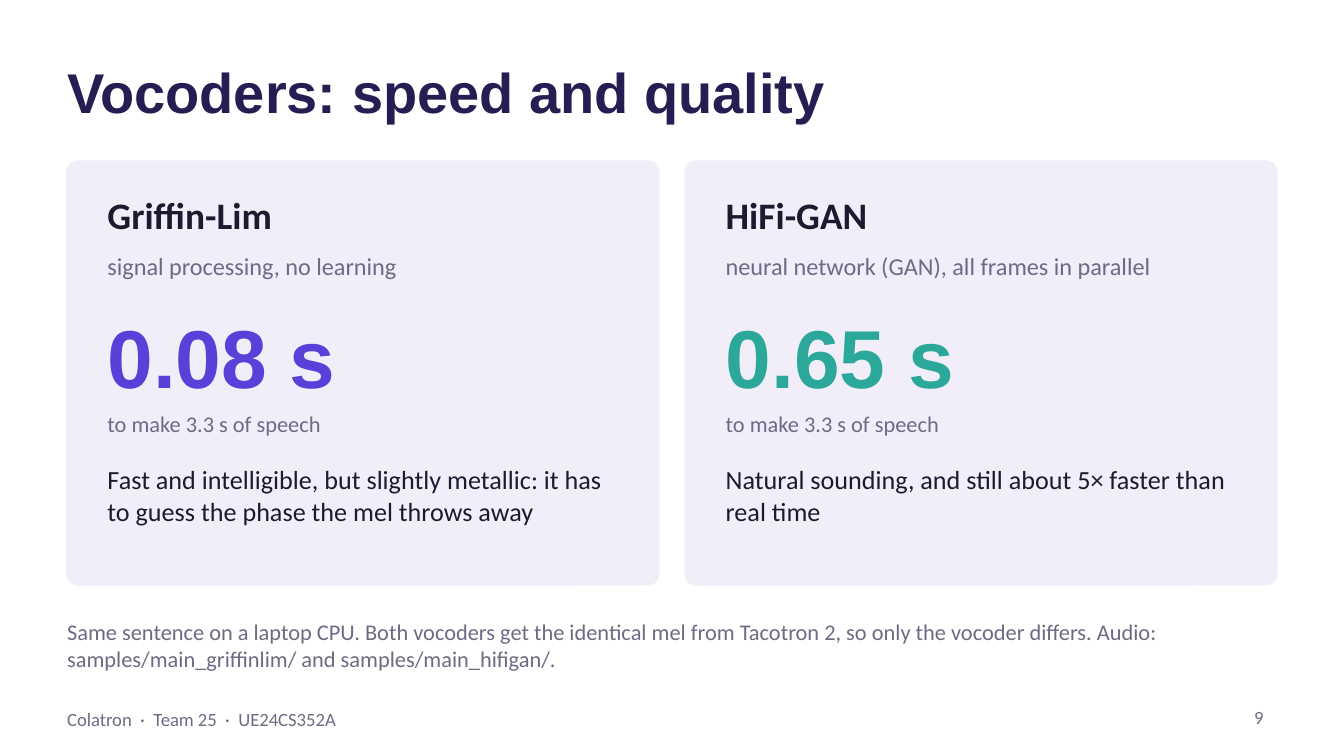
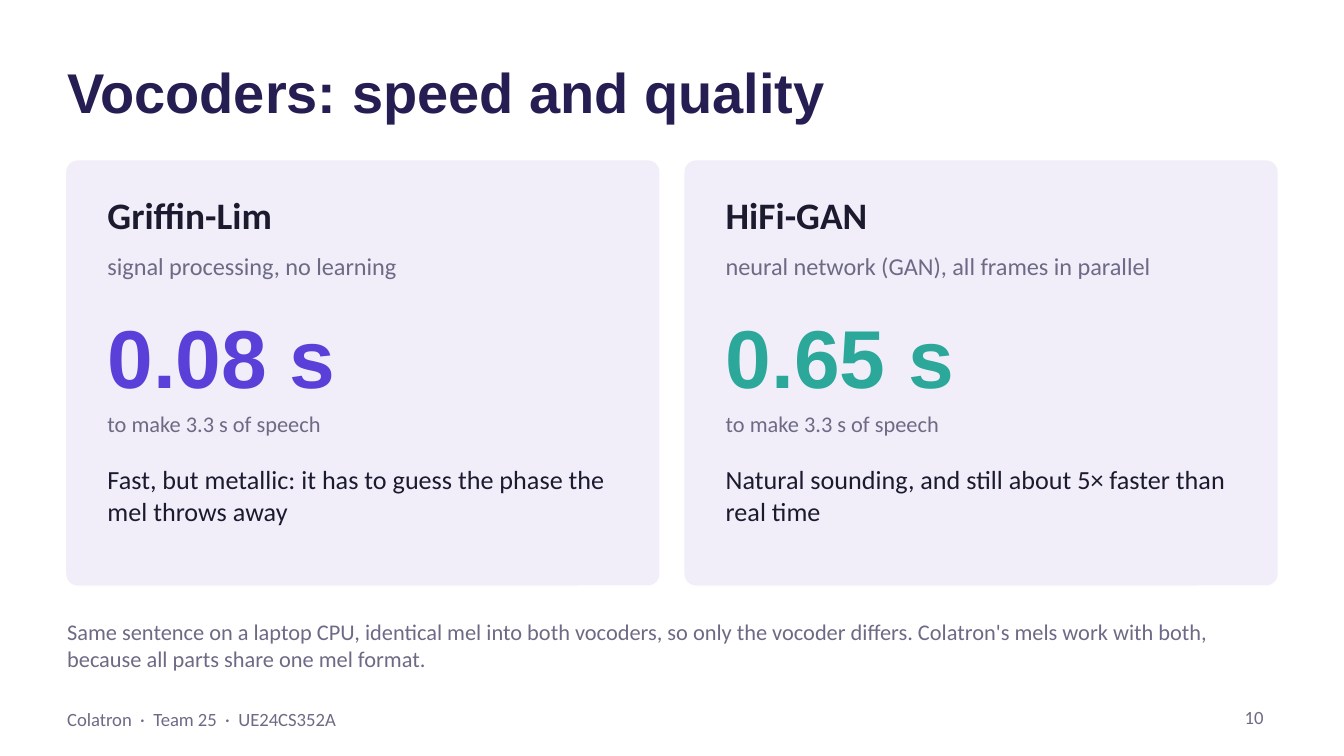
Before and after one commit to Mann0801/colatron-tts, a slide deck: slide 10 of report/Colatron_Slides.pptx (slide 9 before the commit). Drawn at 1344x756 pixels with LibreOffice and Linux fonts; fonts in the diff are those of the drawing. Boxes give left, top, right and bottom in pixels: in the first picture for what was removed or moved away, otherwise in the second. Text is boxed around its words. In the diff, an @@ line names an element or a change of style, - is before the commit and + after.

Commit message:
Add Colatron: seq2seq TTS with attention trained from scratch, intelligibility eval, final results
Colatron (src/models/colatron.py) is a Tacotron-style model with location-sensitive
attention, reduction factor 3 and a guided attention loss, trained from scratch on all
13,100 LJ Speech clips (step 5,000, 2.2 h: laptop CPU then a Colab T4 GPU).
eval/intelligibility.py scores every system with a wav2vec 2.0 recogniser: Colatron +
HiFi-GAN reaches 25% WER vs 100% for the no-attention baseline and 16% for the
pretrained Tacotron 2 reference. README, demo, slides and write-up updated.

```diff
--- a/report/Colatron_Slides.pptx
+++ b/report/Colatron_Slides.pptx
@@ text at (x1=107, y1=471, x2=604, y2=526): text changed @@
-Fast and intelligible, but slightly metallic: it has to guess the phase the mel throws away
+Fast, but metallic: it has to guess the phase the mel throws away
@@ text at (x1=67, y1=624, x2=1206, y2=671): text changed @@
-Same sentence on a laptop CPU. Both vocoders get the identical mel from Tacotron 2, so only the vocoder differs. Audio: samples/main_griffinlim/ and samples/main_hifigan/.
+Same sentence on a laptop CPU, identical mel into both vocoders, so only the vocoder differs. Colatron's mels work with both, because all parts share one mel format.
@@ page number at (x1=1245, y1=712, x2=1264, y2=724): text changed @@
-9
+10
```
Also in this commit, not shown: 8 other slides changed, 4 slides added, 3 slides removed, 40 other files.
